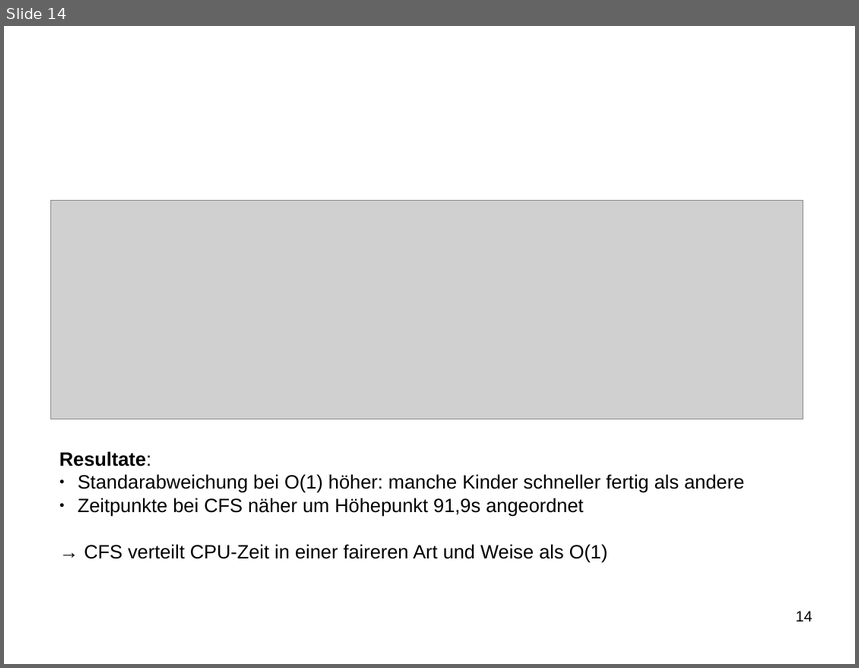
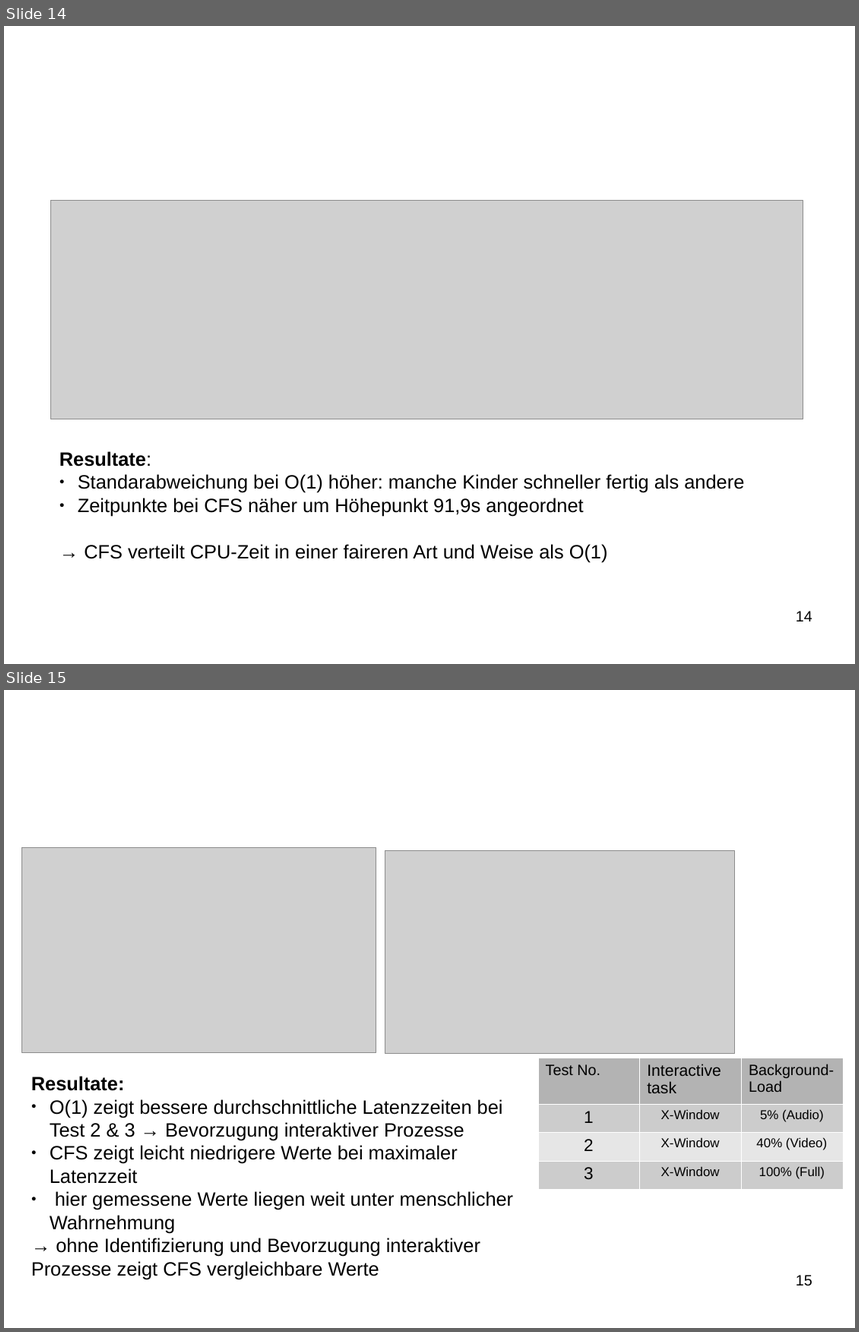
Before and after one commit to SeminararbeitCFS/main, a slide deck: vortrag/vortrag_CFS.odp. Shown one above the other, each under a label of ours: slide 14 before the commit, slides 14 and 15 after it. The pictures are 859x668 and 859x1332 pixels, drawn with LibreOffice and Linux fonts; fonts in the diff are those of the drawing; grey boxes stand for pictures; background and template pictures are left out. Boxes give left, top, right and bottom in pixels: in the first picture for what was removed or moved away, otherwise in the second. Text is boxed around its words. In the diff, an @@ line names an element or a change of style, - is before the commit and + after.

```diff
--- a/vortrag/vortrag_CFS.odp
+++ b/vortrag/vortrag_CFS.odp
@@ slide 15 added at [4, 690, 855, 1328], background #FFFFFF @@
@@ title added at [47, 714, 639, 819], 40 pt, text #FFFFFF @@
+Latenzzeit - Test
@@ picture added at [21, 847, 376, 1053] @@
@@ picture added at [385, 850, 734, 1054] @@
@@ text added at [31, 1076, 514, 1280], 18 pt, text #000000 @@
+Resultate:
+● O(1) zeigt bessere durchschnittliche Latenzzeiten bei Test 2 & 3 → Bevorzugung interaktiver Prozesse
+● CFS zeigt leicht niedrigere Werte bei maximaler Latenzzeit
+● hier gemessene Werte liegen weit unter menschlicher Wahrnehmung
+→ ohne Identifizierung und Bevorzugung interaktiver Prozesse zeigt CFS vergleichbare Werte
@@ table added at [538, 1058, 845, 1183], 4 rows, 3 columns @@
+Test No. | Interactive task | Background-Load
+1 | X-Window | 5% (Audio)
+2 | X-Window | 40% (Video)
+3 | X-Window | 100% (Full)
@@ page number added at [796, 1275, 813, 1287], 14 pt, text #000000 @@
+15
```
Also in this commit, not shown: 4 slides changed, 1 slide removed.
